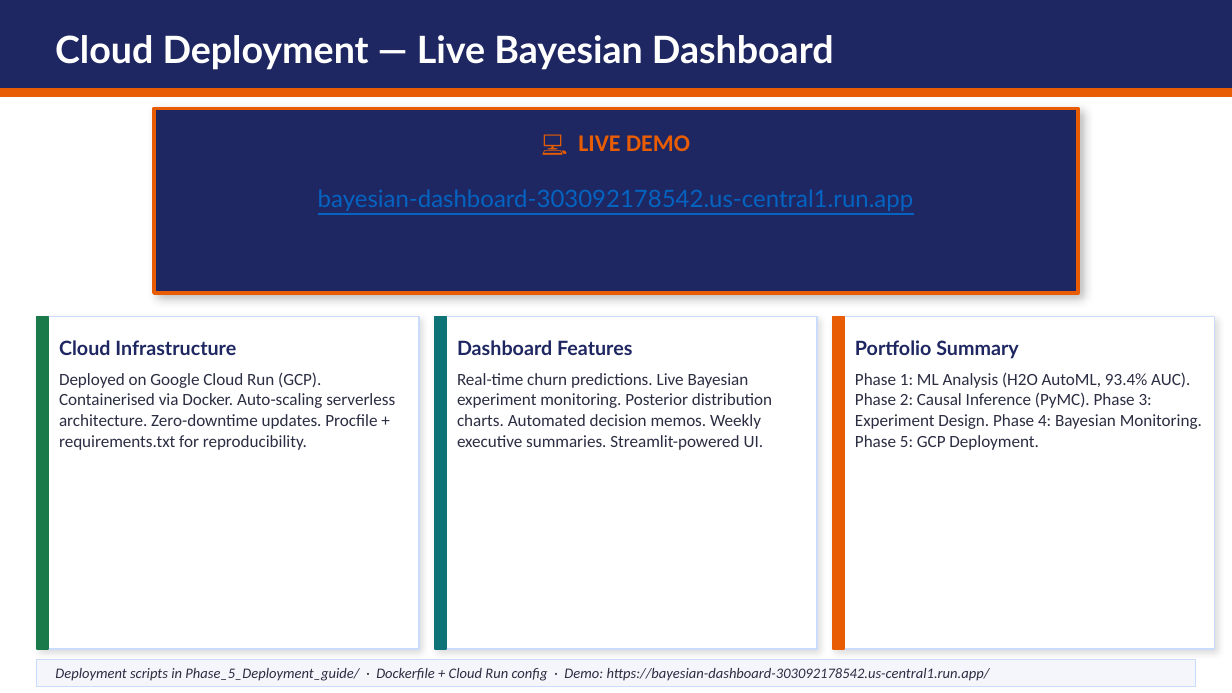
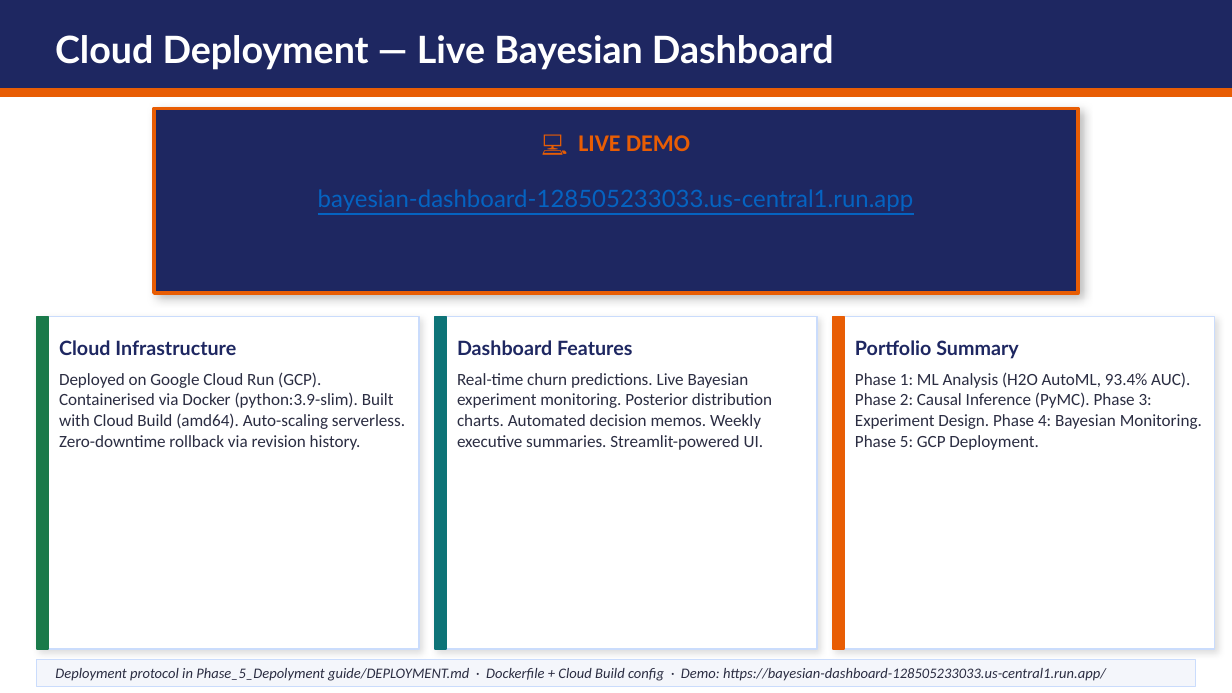
Before and after one commit to EllaN12/Ella_Portfolio, a slide deck: slide 17 of Customer_Churn_Final.pptx. Drawn at 1232x693 pixels with LibreOffice and Linux fonts; fonts in the diff are those of the drawing. Boxes give left, top, right and bottom in pixels: in the first picture for what was removed or moved away, otherwise in the second. Text is boxed around its words. In the diff, an @@ line names an element or a change of style, - is before the commit and + after.

```diff
--- a/Customer_Churn_Final.pptx
+++ b/Customer_Churn_Final.pptx
@@ text at (318,189,913,211): text changed @@
-bayesian-dashboard-303092178542.us-central1.run.app
+bayesian-dashboard-128505233033.us-central1.run.app
@@ text at (59,372,405,450): text changed @@
-Deployed on Google Cloud Run (GCP). Containerised via Docker. Auto-scaling serverless architecture. Zero-downtime updates. Procfile + requirements.txt for reproducibility.
+Deployed on Google Cloud Run (GCP). Containerised via Docker (python:3.9-slim). Built with Cloud Build (amd64). Auto-scaling serverless. Zero-downtime rollback via revision history.
@@ text at (55,668,1106,681): text changed @@
-Deployment scripts in Phase_5_Deployment_guide/ · Dockerfile + Cloud Run config · Demo: https://bayesian-dashboard-303092178542.us-central1.run.app/
+Deployment protocol in Phase_5_Depolyment guide/DEPLOYMENT.md · Dockerfile + Cloud Build config · Demo: https://bayesian-dashboard-128505233033.us-central1.run.app/
```
Also in this commit, not shown: 1 other file.
